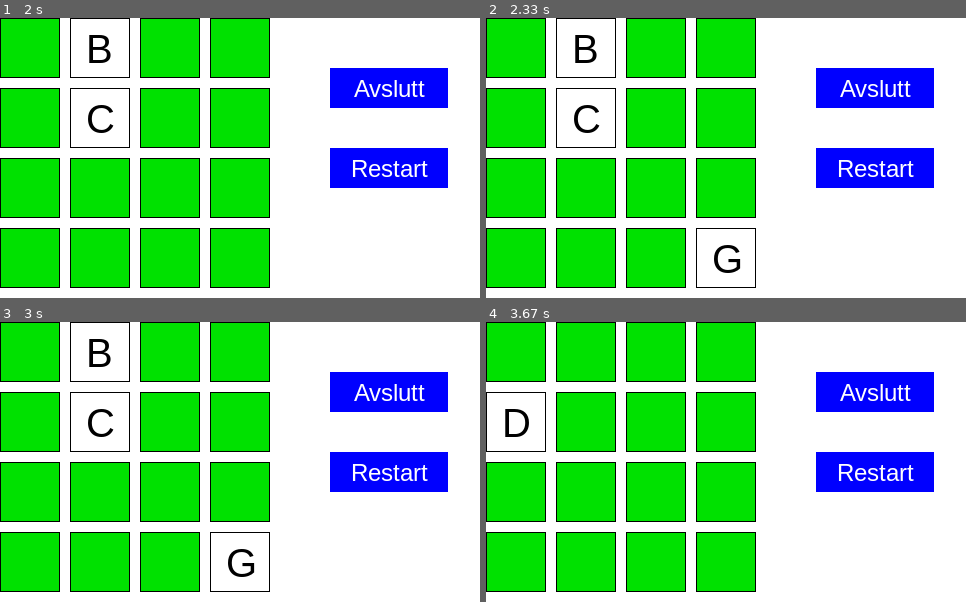
Above: before the commit, frames 1-4 (two rows, left to right).
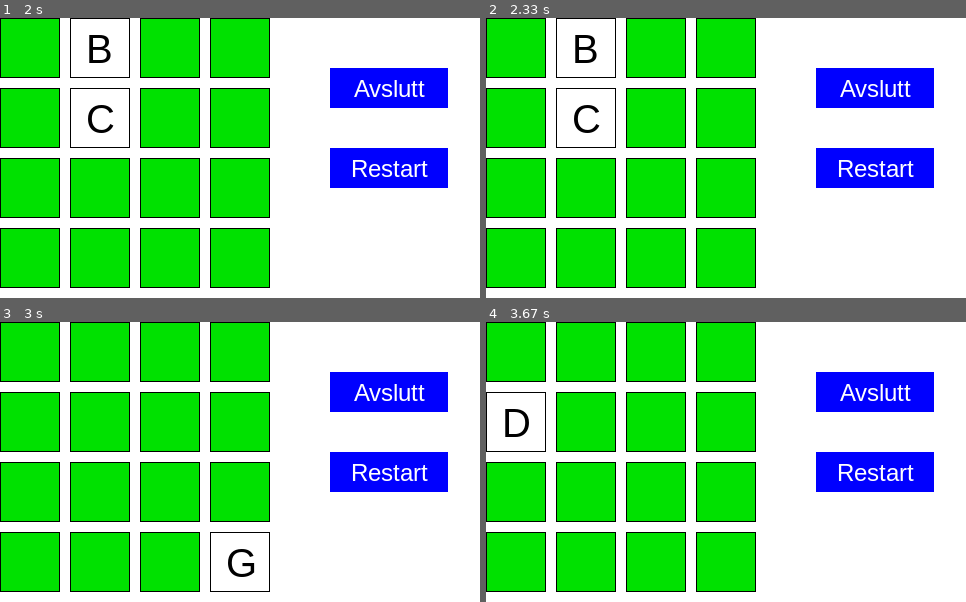
Above: after the commit, the same moments.

Repository: rasmusgraver/IT2_pensum_2025
Game: pygame game, started from Kap 4B Rutenett/Memory/main.py
Two runs of this game, one before a commit and one after it. Both use one fixed random seed, a clock stepped at 60 frames per second and the inputs below.
Inputs (mouse positions are in pixels of both pictures, inside the frame that each line leads up to):
- Up to frame 1 (2 s): click (240, 158) at 0.38 s; click "Restart" at 0.72 s; click (91, 116) at 1.05 s; click (115, 54) at 1.38 s
- Up to frame 2 (2.33 s): click (702, 230) at 2.22 s
- Up to frame 3 (3 s): no input
- Up to frame 4 (3.67 s): click "Restart" at 3.05 s; click (543, 400) at 3.38 s

Frame 1 is identical in both runs. In frame 2, 2.5% of the frame differs, in the area x 43-57%, y 75-97%; in frame 3, 5.0%, in the area x 14-27%, y 0-47%; in frame 4, nothing differs.

Commit message:
memory finito

Diff:
--- a/Kap 4B Rutenett/Memory/main.py
+++ b/Kap 4B Rutenett/Memory/main.py
@@ -3,6 +3,7 @@
 from rute import Rute
 from pg_meny import Knapp, MENYFARGE
 import random
+import time
 
 # Start opp PyGame:
 pg.init()
@@ -38,10 +39,14 @@
     return brett
 
 
-brett = setup_brett()
+brett:list[list[Rute]] = setup_brett()
+running = True
+# Antall ruter som er klikket på:
+antall_aapne = 0
+# De to rutene som er blitt klikket på:
+rute1 = None
+rute2 = None
 
-
-running = True
 while running:
     screen.fill(WHITE)
 
@@ -61,14 +66,23 @@
                         running = False
                     if knapp.tekst == "Restart":
                         brett = setup_brett()
+                        antall_aapne = 0
+                        rute1 = None
+                        rute2 = None
 
             k = x_pos // (RUTE_STR + GAP)
             r = y_pos // (RUTE_STR + GAP)
             if k < ANT_KOL and r < ANT_RAD:
                 rute = brett[r][k]
                 print("Du klikket på rute", rute)
-                rute.klikk()
-
+                if antall_aapne < 2 and rute.vis == False:
+                    rute.klikk()
+                    # Lagrer ruten vi klikket på i rute1 og rute2:
+                    if antall_aapne == 0:
+                        rute1 = rute
+                    else:
+                        rute2 = rute
+                    antall_aapne += 1
 
     # Tegn brettet for hver "frame":
     for rad in brett:
@@ -80,7 +94,6 @@
         knapp.tegn(screen)
 
 
-
     # Oppdater displayet og klikk framover på klokka:
     pg.display.flip()
     clock.tick(FPS)
@@ -88,5 +101,29 @@
 
 
 
+    # Må ha sjekken helt til slutt (Etter at vi har tegnet brettet):
+    if rute1 and rute2:
+        print("------------ Sjekker de to rutene")
+        # Sjekk om de to er like:
+        if rute1.bokstav == rute2.bokstav:
+            print("De to er like")
+            rute1.funnet = True
+            rute2.funnet = True
+        else:
+            print("NEI!")
+
+        # Vent 1 sec:
+        time.sleep(1)
+        # Lukk rutene igjen:
+        rute1.vis = False
+        rute2.vis = False
+        antall_aapne = 0
+        rute1 = None
+        rute2 = None
+
+
+
+
+
 # While running er slutt: Avslutt pygame:
 pg.quit()
--- a/Kap 4B Rutenett/Memory/rute.py
+++ b/Kap 4B Rutenett/Memory/rute.py
@@ -8,12 +8,14 @@
         self.y = y
         self.bokstav = bokstav
         self.vis = False
+        self.funnet = False
 
     def __repr__(self):
         return f"Rute {self.x}, {self.y} med bokstav {self.bokstav}"
 
     def klikk(self):
-        self.vis = not self.vis
+        # Vis ruten:
+        self.vis = True
 
     def tegn(self, screen):
         x_pos = self.x * (RUTE_STR + GAP)
@@ -22,6 +24,9 @@
         if self.vis:
             # Tegn bokstaven
             skriv_tekst(screen, x_pos + 16, y_pos + 8, self.bokstav, BLACK)
+        elif self.funnet:
+            # Tegn bokstaven med grønn bakgrunnsfarge:
+            skriv_tekst(screen, x_pos + 16, y_pos + 8, self.bokstav, BLACK, GREEN)
         else:
             # Tegn en firkant
             pg.draw.rect(screen, GREEN, (x_pos, y_pos, RUTE_STR, RUTE_STR))
